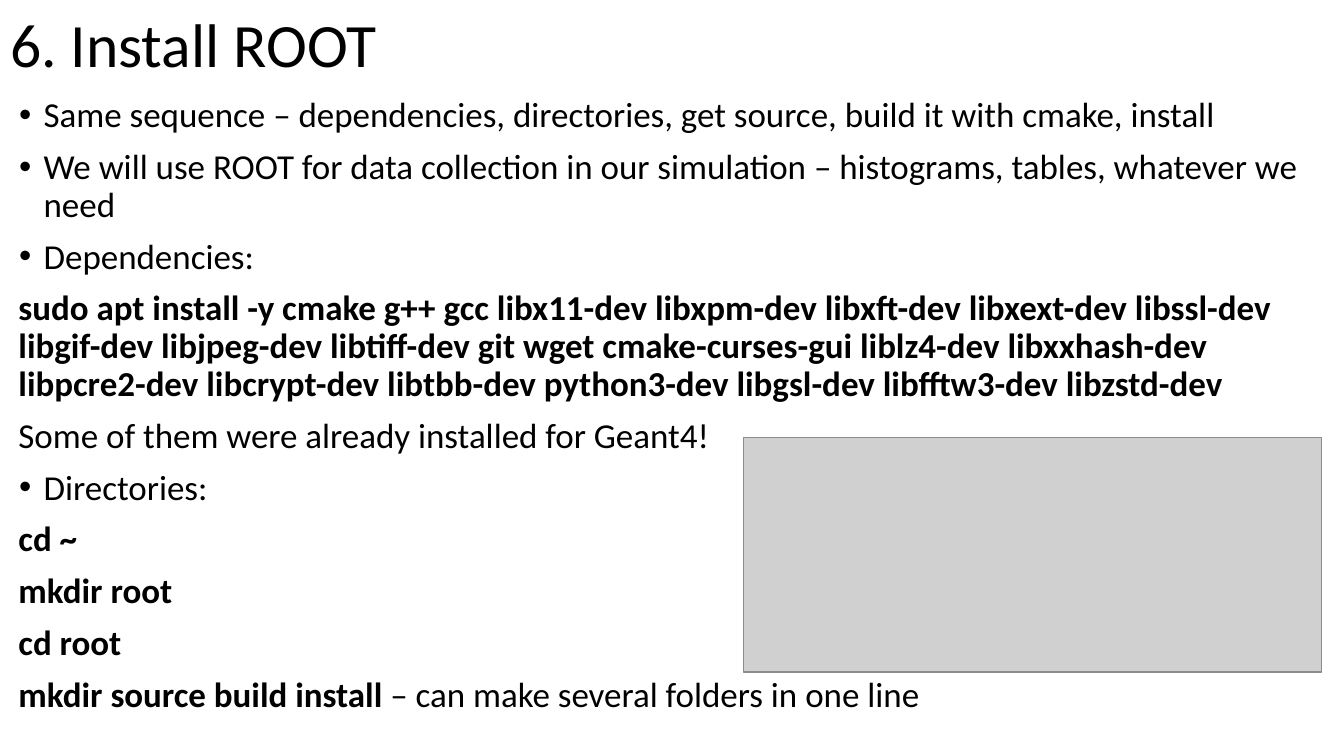
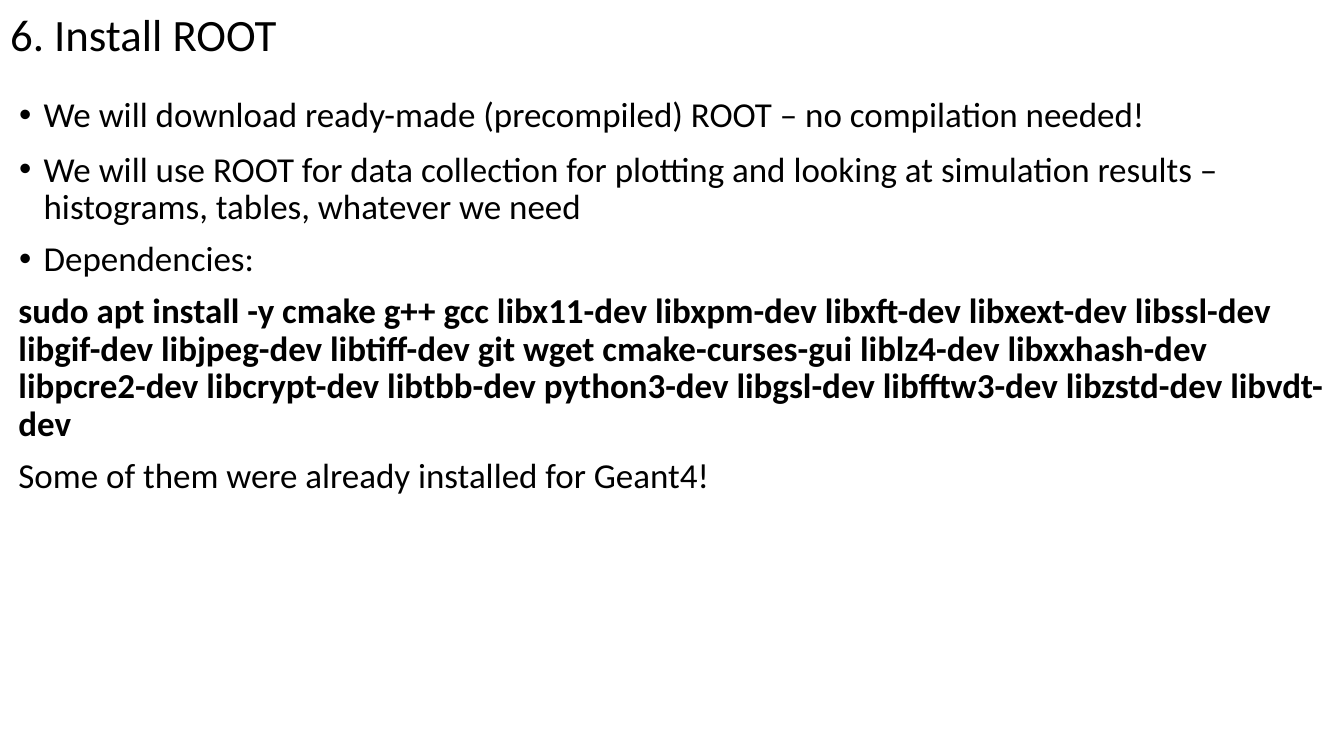
Before and after one commit to dima3551/geant4-course, a slide deck: slide 14 of 1-Introduction-and-installation/1 Introduction and installation.pptx. Drawn at 1344x756 pixels with LibreOffice and Linux fonts; fonts in the diff are those of the drawing; grey boxes stand for pictures. Boxes give left, top, right and bottom in pixels: in the first picture for what was removed or moved away, otherwise in the second. Text is boxed around its words. In the diff, an @@ line names an element or a change of style, - is before the commit and + after.

```diff
--- a/1-Introduction-and-installation/1 Introduction and installation.pptx
+++ b/1-Introduction-and-installation/1 Introduction and installation.pptx
@@ title "6. Install ROOT" at (10,20,277,52): size 44 to 32 pt; line spacing 0.9 to 1 @@
@@ text at (44,101,1193,225): text changed @@
-• Same sequence – dependencies, directories, get source, build it with cmake, install
-• We will use ROOT for data collection in our simulation – histograms, tables, whatever we need
+• We will download ready-made (precompiled) ROOT – no compilation needed!
+• We will use ROOT for data collection for plotting and looking at simulation results – histograms, tables, whatever we need
@@ text at (18,298,1323,437): text changed @@
-sudo apt install -y cmake g++ gcc libx11-dev libxpm-dev libxft-dev libxext-dev libssl-dev libgif-dev libjpeg-dev libtiff-dev git wget cmake-curses-gui liblz4-dev libxxhash-dev libpcre2-dev libcrypt-dev libtbb-dev python3-dev libgsl-dev libfftw3-dev libzstd-dev
+sudo apt install -y cmake g++ gcc libx11-dev libxpm-dev libxft-dev libxext-dev libssl-dev libgif-dev libjpeg-dev libtiff-dev git wget cmake-curses-gui liblz4-dev libxxhash-dev libpcre2-dev libcrypt-dev libtbb-dev python3-dev libgsl-dev libfftw3-dev libzstd-dev libvdt-dev
@@ picture removed at (744,438,1323,671) @@
@@ text at (18,476,919,708): paragraphs removed @@
-• Directories:
-cd ~
-mkdir root
-cd root
-mkdir source build install – can make several folders in one line
@@ text at (18,463,709,494): indent changed @@
```
Also in this commit, not shown: 19 other slides changed, 3 slides added, 2 other files.
